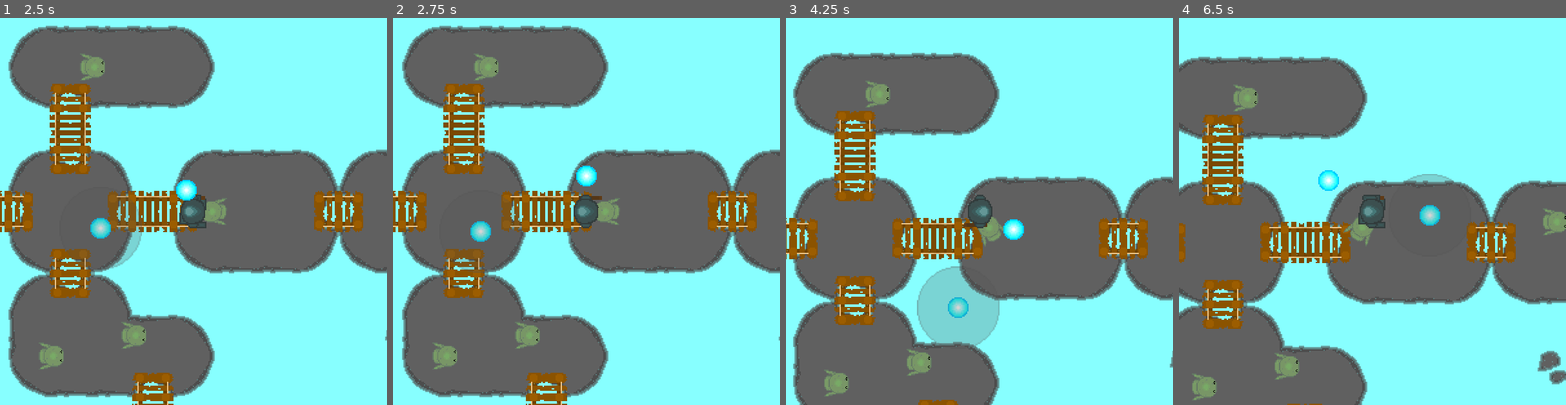
Above: before the commit, frames 1-4 (left to right).
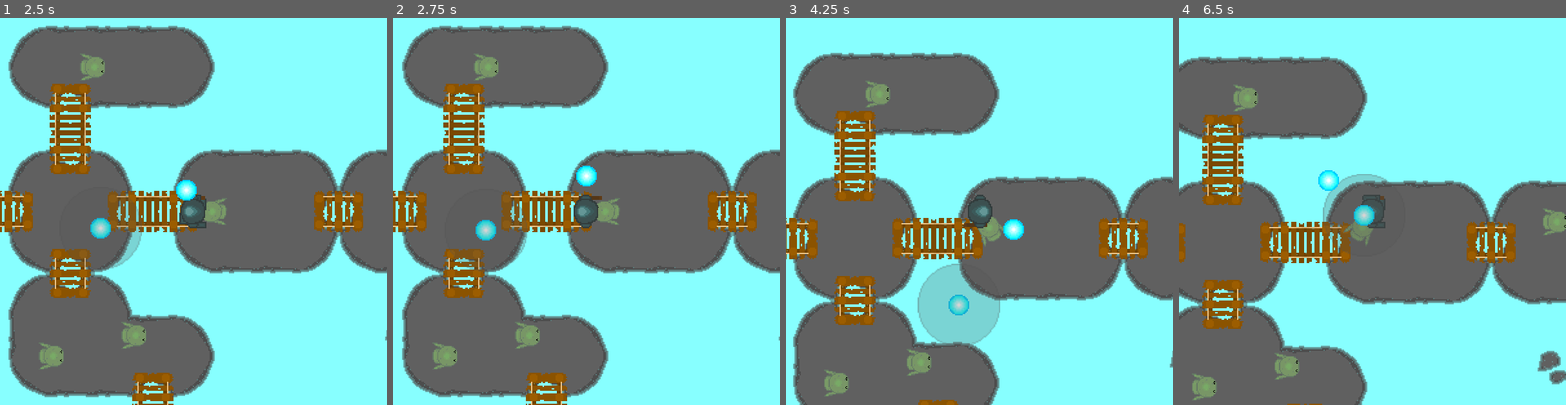
Above: after the commit, the same moments.

Repository: the-alex-g/7DRL_2021
Game: Godot game, scene res://Main/Main.tscn
Same seed, same stepped clock (60 frames per second), same inputs: the game is played once before the commit and once after it.
Inputs (mouse positions are in pixels of both pictures, inside the frame that each line leads up to):
- Up to frame 1 (2.5 s): tap Enter at 0.5 s; move the mouse to (278, 192) at 0.52 s; hold D (right) 0.53-1.28 s; click (278, 192) at 0.6 s; move the mouse to (116, 230) at 1.27 s; hold S (down) 1.28-2.03 s; click (116, 230) at 1.35 s; move the mouse to (232, 126) at 2.02 s; hold D (right) from 2.03 s (still down); click (232, 126) at 2.1 s
- Up to frame 2 (2.75 s): keep holding D (right)
- Up to frame 3 (4.25 s): move the mouse to (960, 288) at 2.77 s; release D (right) at 2.78 s; hold Up (up) 2.78-3.53 s; click (960, 288) at 2.85 s; move the mouse to (1095, 269) at 3.52 s; hold A (left) from 3.53 s (still down); click (1095, 269) at 3.6 s
- Up to frame 4 (6.5 s): move the mouse to (1256, 153) at 4.27 s; click (1256, 153) at 4.35 s; move the mouse to (1391, 211) at 5.02 s; release A (left) at 5.03 s; hold S (down) 5.03-5.78 s; click (1391, 211) at 5.1 s; move the mouse to (1314, 114) at 5.77 s; hold D (right) from 5.78 s (still down); click (1314, 114) at 5.85 s

Frame 1 is identical in both runs. In frame 2, 0.4% of the frame differs, in the area x 13-35%, y 45-66%; in frame 3, 0.4%; in frame 4, 1.1%, in the area x 37-76%, y 40-61%.

Commit message:
Improve detonator and make enemies respawn

Diff:
--- a/project/Enemies/Enemy.gd
+++ b/project/Enemies/Enemy.gd
@@ -2,6 +2,7 @@
 extends KinematicBody2D
 
 # signals
+signal dead
 
 # enums
 enum State {ACTIVE, DEAD, IDLE}
@@ -36,4 +37,6 @@
 
 
 func take_damage(damage):
-	queue_free()
+	if _state == State.ACTIVE:
+		emit_signal("dead")
+		queue_free()
--- a/project/Map/MapGenerator.tscn
+++ b/project/Map/MapGenerator.tscn
@@ -8,8 +8,8 @@
 [node name="ColorRect" type="ColorRect" parent="."]
 margin_left = -699.0
 margin_top = -428.0
-margin_right = 1192.0
-margin_bottom = 940.0
+margin_right = 1546.0
+margin_bottom = 1378.0
 color = Color( 0.529412, 1, 1, 1 )
 __meta__ = {
 "_edit_use_anchors_": false
--- a/project/Map/TileSegments/NormalSegment.gd
+++ b/project/Map/TileSegments/NormalSegment.gd
@@ -11,10 +11,9 @@
 ]
 
 # exported variables
-export var _time_before_enemies_respawn := 240
+export var _time_before_enemies_respawn := 120
 
 # variables
-var _max_enemies := 0
 var current_enemies := 0
 
 # onready variables
@@ -23,7 +22,12 @@
 
 
 func _ready()->void:
-	_max_enemies = _enemy_spawn_points.get_child_count()
+	_ignore = _timer.connect("timeout", self, "_on_timer_timeout")
+	_timer.one_shot = true
+	_spawn_enemies()
+
+
+func _on_timer_timeout()->void:
 	_spawn_enemies()
 
 
@@ -35,5 +39,12 @@
 		var enemy:KinematicBody2D = load(enemy_path).instance()
 		current_enemies += 1
 		enemy.position = spawn_point.get_global_transform().origin
+		_ignore = enemy.connect("dead", self, "_on_enemy_dead")
 		enemies.append(enemy)
 	emit_signal("spawn_enemies", enemies)
+
+
+func _on_enemy_dead()->void:
+	current_enemies -= 1
+	if current_enemies == 0:
+		_timer.start(_time_before_enemies_respawn)
--- a/project/Player/Detonator.gd
+++ b/project/Player/Detonator.gd
@@ -23,12 +23,18 @@
 
 func _ready()->void:
 	set_friction(1)
-	var velocity := (get_global_transform().origin-get_global_mouse_position()).normalized()*50
+	_target_position = get_global_mouse_position()
+	var velocity := (get_global_transform().origin-_target_position).normalized()*50
 	velocity = velocity.rotated(PI)
 	apply_impulse(Vector2.ZERO, velocity)
 
 
-func _on_Timer_timeout():
+func _process(_delta)->void:
+	if (get_global_transform().origin-_target_position).length_squared() < 10:
+		sleeping = true
+
+
+func _on_Timer_timeout()->void:
 	if not _bombrange.visible:
 		_bombrange.visible = true
 		_timer.start(0.5)
